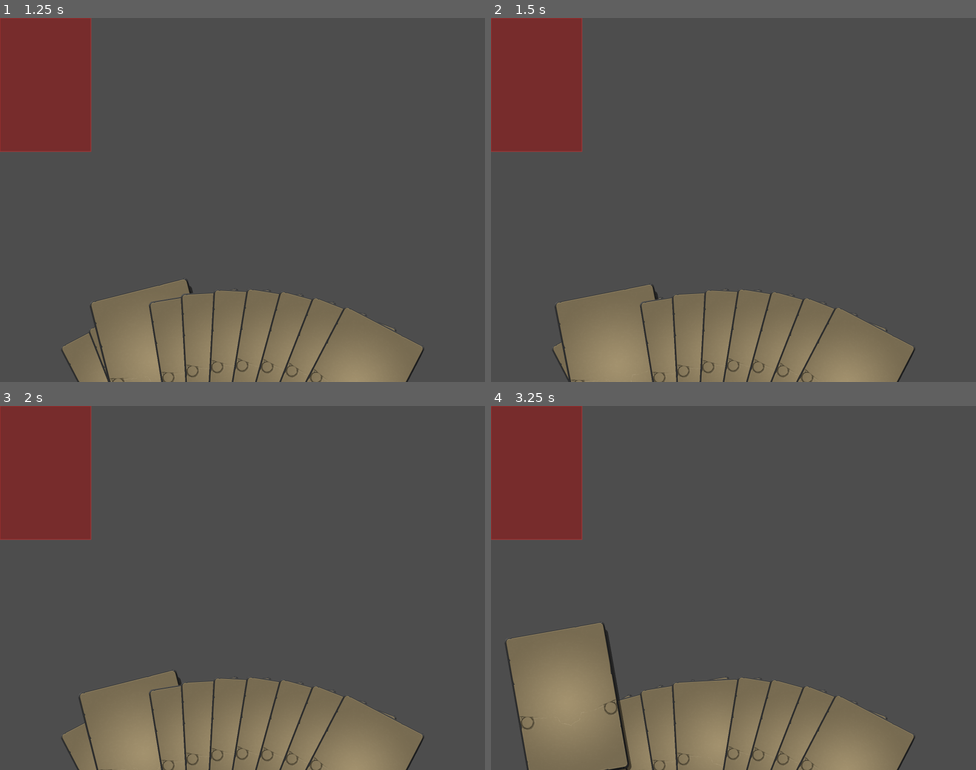
Above: before the commit, frames 1-4 (two rows, left to right).
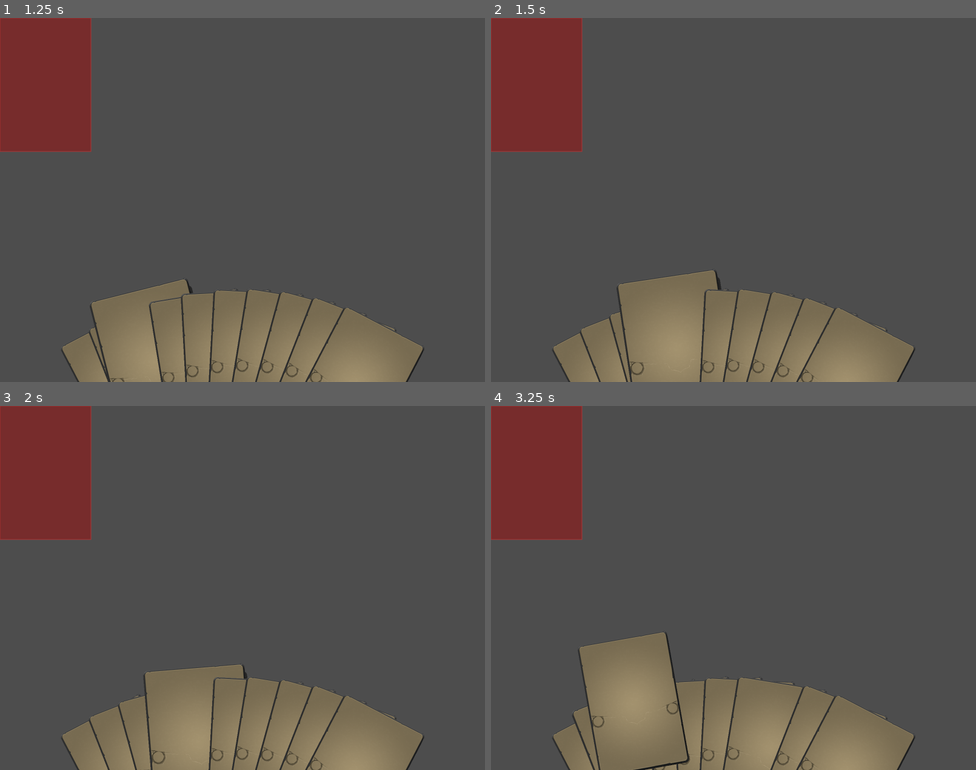
Above: after the commit, the same moments.

Repository: chenkjia/godot-script
Game: Godot game, scene res://Main.tscn
Two runs of this game, one before a commit and one after it. Both use one fixed random seed, a clock stepped at 60 frames per second and the inputs below.
Inputs (mouse positions are in pixels of both pictures, inside the frame that each line leads up to):
- Up to frame 1 (1.25 s): tap Enter at 0.5 s; drag from (155, 374) to (58, 345) at 0.52 s
- Up to frame 2 (1.5 s): drag from (694, 360) to (549, 345) at 1.27 s
- Up to frame 3 (2 s): no input
- Up to frame 4 (3.25 s): move the mouse to (718, 744) at 2.02 s; click (718, 744) at 2.17 s; tap Space at 2.75 s; drag from (772, 748) to (578, 715) at 2.77 s

Frame 1 is identical in both runs. In frame 2, 2.9% of the frame differs, in the area x 13-56%, y 69-100%; in frame 3, 2.2%; in frame 4, 8.8%, in the area x 2-76%, y 59-100%.

Commit message:
bugFix:卡片放手会自动进入手牌时的层级

Diff:
--- a/components/card.gd
+++ b/components/card.gd
@@ -13,6 +13,7 @@
 var drag_offset: Vector2 = Vector2.ZERO
 var original_position: Vector2 = Vector2.ZERO  # 记录原始位置
 var original_rotation: float = 0.0  # 记录原始旋转
+var original_index: int = 0  # 记录原始层级索引
 var tween_rot: Tween
 @export var follow_speed: float = 1.0
 @export var rotation_factor: float = 0.03
@@ -58,6 +59,8 @@
 				# 记录拖动开始时的原始位置和旋转
 				original_position = global_position
 				original_rotation = rotation_degrees
+				# 记录原始层级索引
+				original_index = get_index()
 				# 直接开始拖动，因为事件已经在卡片范围内
 				dragging = true
 				drag_offset = global_position - get_global_mouse_position()
@@ -137,10 +140,9 @@
 func return_to_original_position() -> void:
 	# 创建返回动画
 	var return_tween = create_tween().set_parallel(true)
-
 	# 平滑移动到原始位置
 	return_tween.tween_property(self, "global_position", original_position, return_speed)
-
 	# 平滑旋转到原始角度
 	return_tween.tween_property(self, "rotation_degrees", original_rotation, return_speed)
-	# return_tween.tween_property(shadow, "rotation_degrees", original_rotation, return_speed)
+	# 恢复原始层级索引
+	get_parent().move_child(self, original_index)
